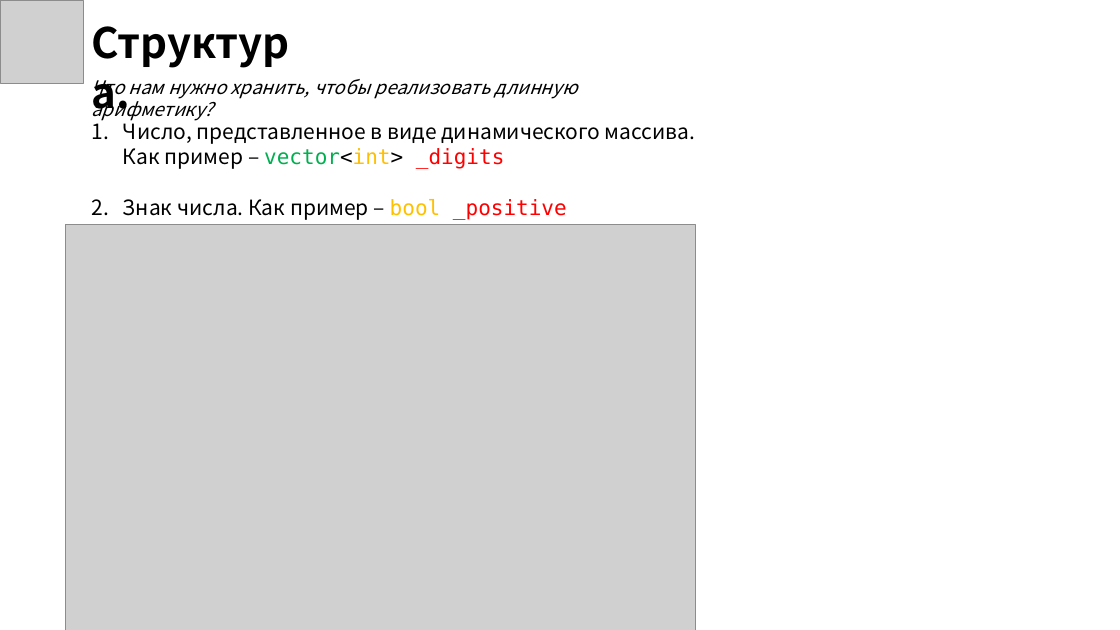
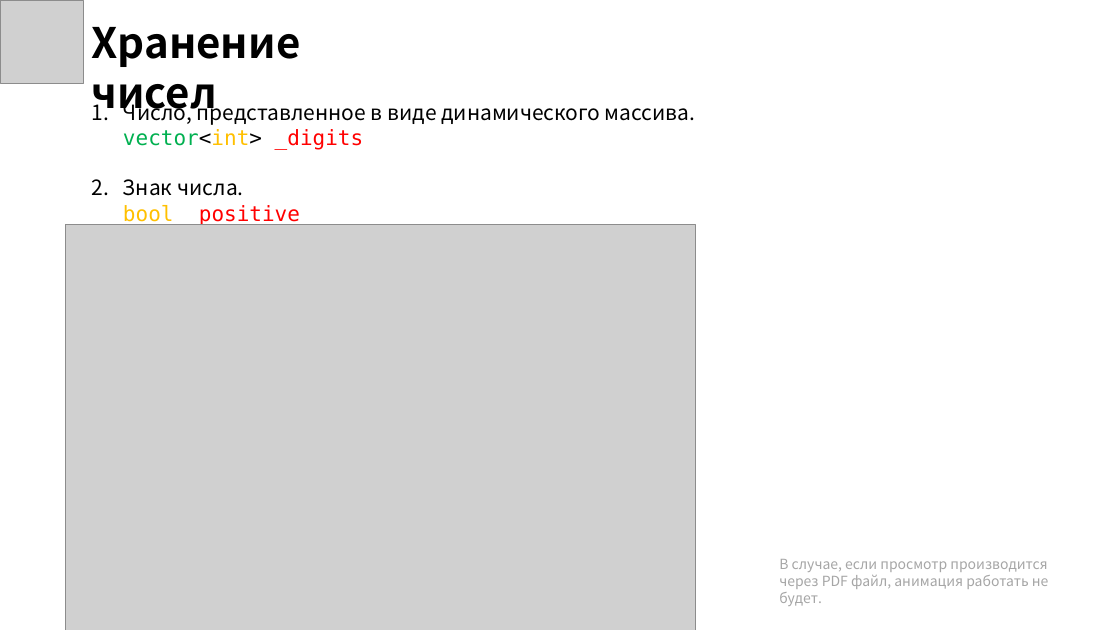
Before and after one commit to Elsium/ASD, a slide deck: slide 5 of presentation/presentation.pptx. Drawn at 1120x630 pixels with LibreOffice and Linux fonts; fonts in the diff are those of the drawing; grey boxes stand for pictures; background and template pictures are left out. Boxes give left, top, right and bottom in pixels: in the first picture for what was removed or moved away, otherwise in the second. Text is boxed around its words. In the diff, an @@ line names an element or a change of style, - is before the commit and + after.

```diff
--- a/presentation/presentation.pptx
+++ b/presentation/presentation.pptx
@@ text at [91,27,300,119]: text changed @@
-Структура.
+Хранение чисел
@@ text removed at [91,79,578,121] @@
-Что нам нужно хранить, чтобы реализовать длинную арифметику?
@@ text at [123,99,695,226]: text changed @@
-1. Число, представленное в виде динамического массива. Как пример – vector<int> _digits
-2. Знак числа. Как пример – bool _positive
+1. Число, представленное в виде динамического массива.
+   vector<int> _digits
+2. Знак числа.
+   bool _positive
@@ text added at [779,559,1049,606], 12 pt, text #A6A6A6 @@
+В случае, если просмотр производится через PDF файл, анимация работать не будет.
```
Also in this commit, not shown: 15 other slides changed, 3 slides added, 4 slides removed, 4 other files.
